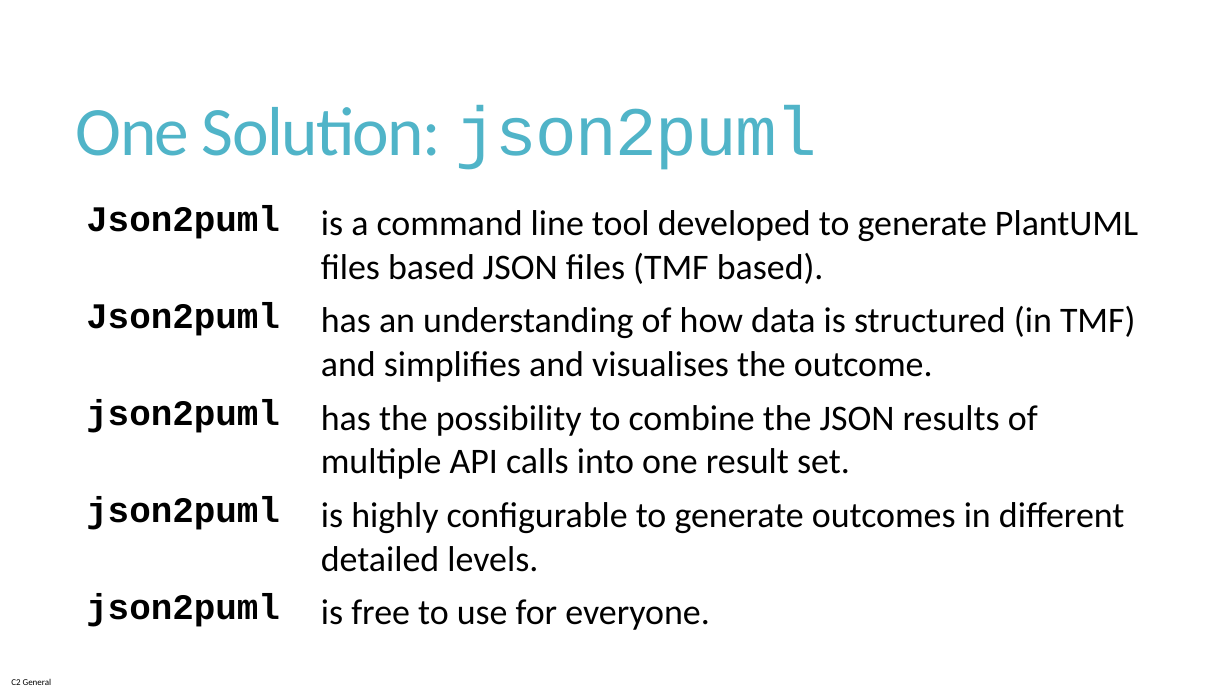
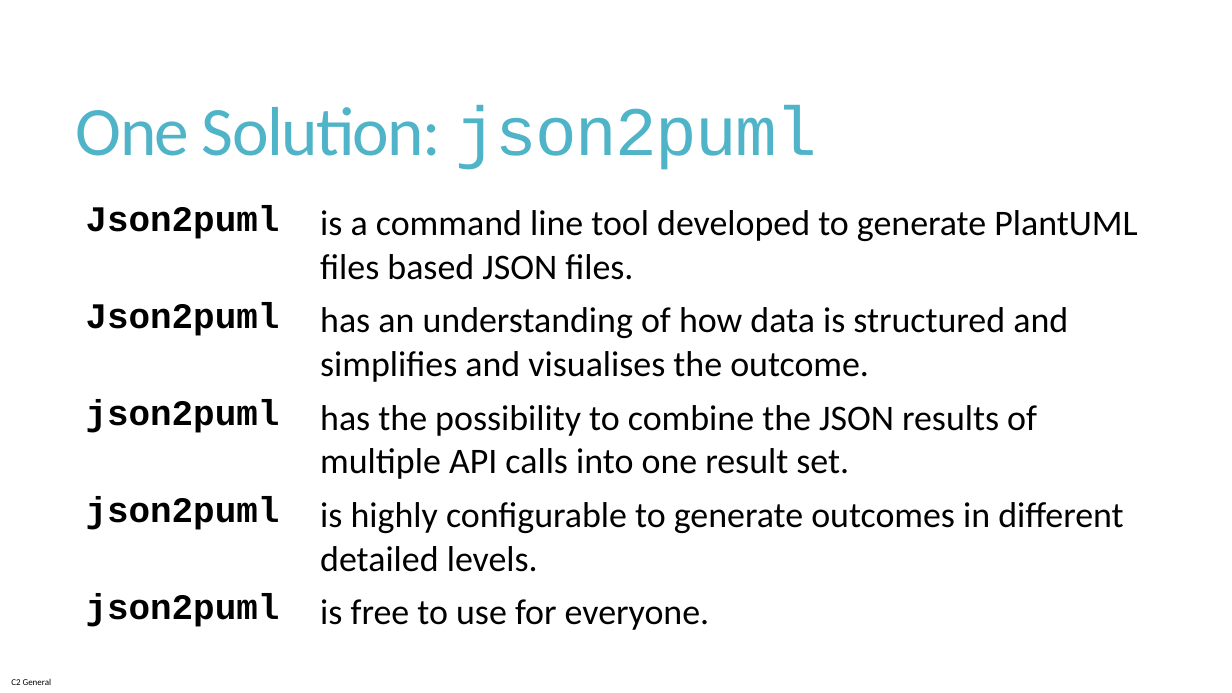
Before and after one commit to jfudickar/json2puml, a slide deck: slide 6 of documentation/json2puml introduction.pptx. Drawn at 1232x693 pixels with LibreOffice and Linux fonts; fonts in the diff are those of the drawing. Boxes give left, top, right and bottom in pixels: in the first picture for what was removed or moved away, otherwise in the second. Text is boxed around its words. In the diff, an @@ line names an element or a change of style, - is before the commit and + after.

```diff
--- a/documentation/json2puml introduction.pptx
+++ b/documentation/json2puml introduction.pptx
@@ table at bbox=[77, 197, 1165, 634] @@
-row 1, column 2: is a command line tool developed to generate PlantUML files based JSON files (TMF based).
+row 1, column 2: is a command line tool developed to generate PlantUML files based JSON files.
-row 2, column 2: has an understanding of how data is structured (in TMF) and simplifies and visualises the outcome.
+row 2, column 2: has an understanding of how data is structured and simplifies and visualises the outcome.
```
Also in this commit, not shown: 2 other slides changed, 1 other file.
